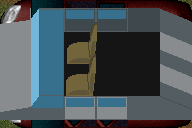
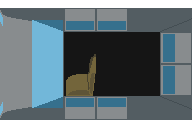
Layer changes from the first 192x128 image to the second:
renamed "Pasted Layer #2" to "seats", hid it, moved it above "trunk", painted on it over [66, 22, 127, 64]
painted on "Pasted Layer #1" over [0, 8, 192, 118]
hid "outline", painted on it over [0, 0, 192, 118]
hid "Pasted Layer" over [0, 0, 192, 128]
